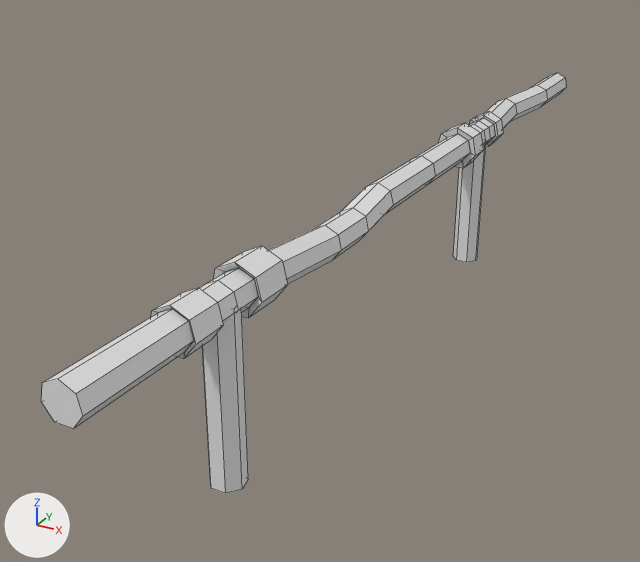
The FBX model Assets/Project/Models/Environment/Railing.fbx: old version first, new version second.
Both versions are drawn from a camera (50 mm lens) standing at (2.26, -6.99, 2.92) and looking at (-0.67, -1.66, 0.26). Arrows for +X, +Y and +Z are at lower left; the lights stay in place. Mesh edges are drawn as thin lines. Vertices at the same position are counted once.
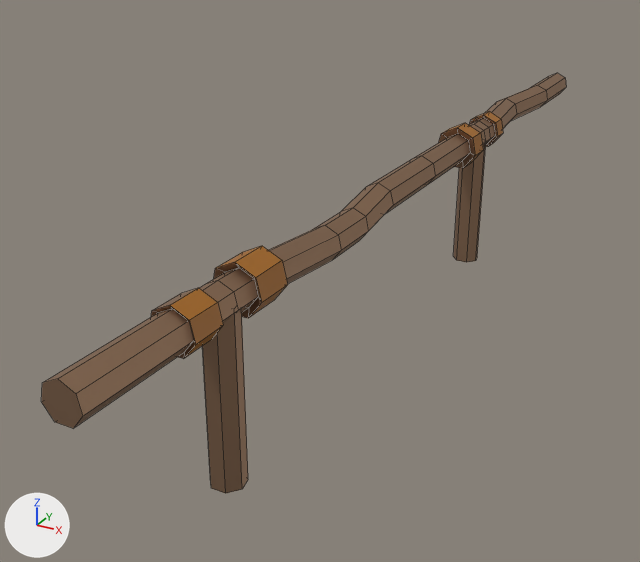
Boxes (x1, y1, x2, y2) around the edits, measured in the pictures (640 x 562 px):
part 1 of me_cylinder_002, recoloured (grey to brown)
    both: (42, 73, 566, 493)
part 2 of me_cylinder_002, recoloured (white to brown)
    both: (443, 111, 503, 168)
part 3 of me_cylinder_002, recoloured (white to brown)
    both: (170, 246, 288, 357)

The change, as a diff of the scene's bpy script:
```diff
--- a/Assets/Project/Models/Environment/Railing.fbx.py
+++ b/Assets/Project/Models/Environment/Railing.fbx.py
@@ mat_rust1 @@
+mat_rust1 = principled_material('Rust1')
+mat_rust1.base_color = (0.386, 0.242, 0.153)  # beige #a7876d
+mat_rust1.metallic = 1.0
+mat_rust1.roughness = 0.6
@@ mat_rust2 @@
+mat_rust2 = principled_material('Rust2')
+mat_rust2.base_color = (0.366, 0.131, 0.00588)  # brown #a36512
@@ me_cylinder_002 @@
 me_cylinder_002.from_pydata(...)  # 224 vertices, 209 faces; spans x -0.29..0.06, y -4.83..2.47, z -0.01..1.24
 # used by ob_cylinder_002; location = (0.0, 0.0, 0.0)
+# me_cylinder_002 part 1: 178 of the faces centred in x -0.24..0.02, y -4.83..2.47, z -0.01..1.18 switch from no material to mat_rust1 (beige #a7876d)
+# me_cylinder_002 part 2: 21 of the faces centred in x -0.25..0.05, y -0.39..0.22, z 0.92..1.21 switch from no material to mat_rust2 (brown #a36512)
+# me_cylinder_002 part 3: 10 of the faces centred in x -0.24..0.04, y -4.01..-3.46, z 0.93..1.2 switch from no material to mat_rust2 (brown #a36512)
```
